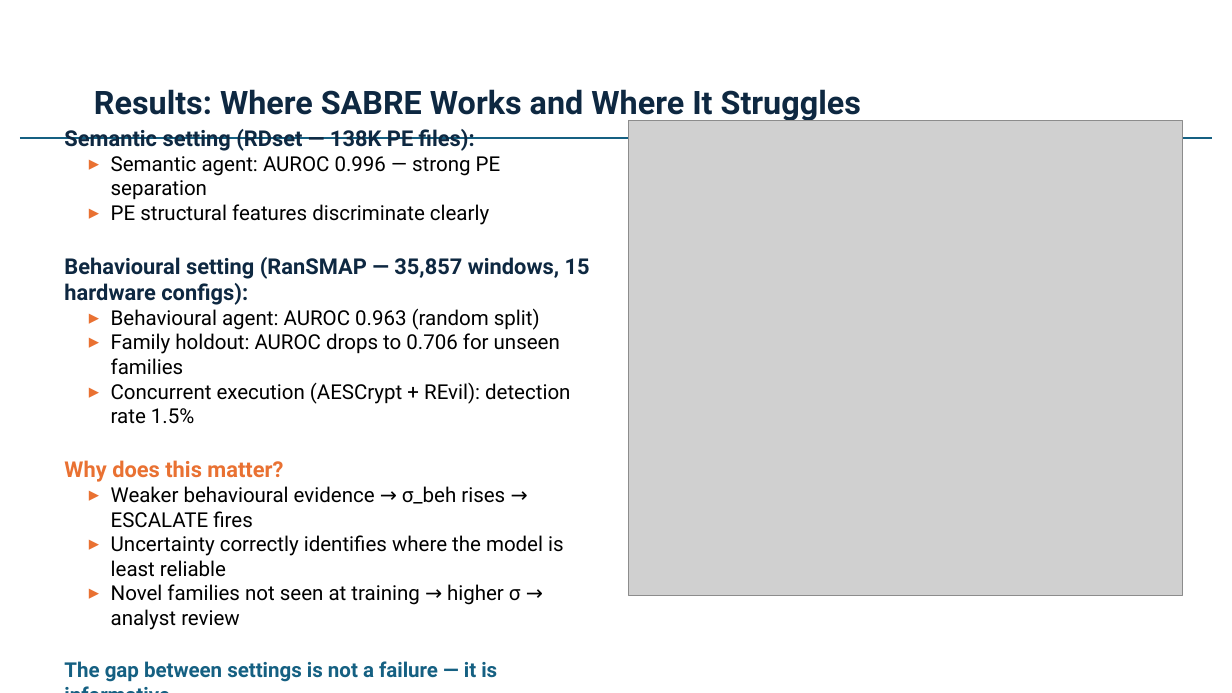
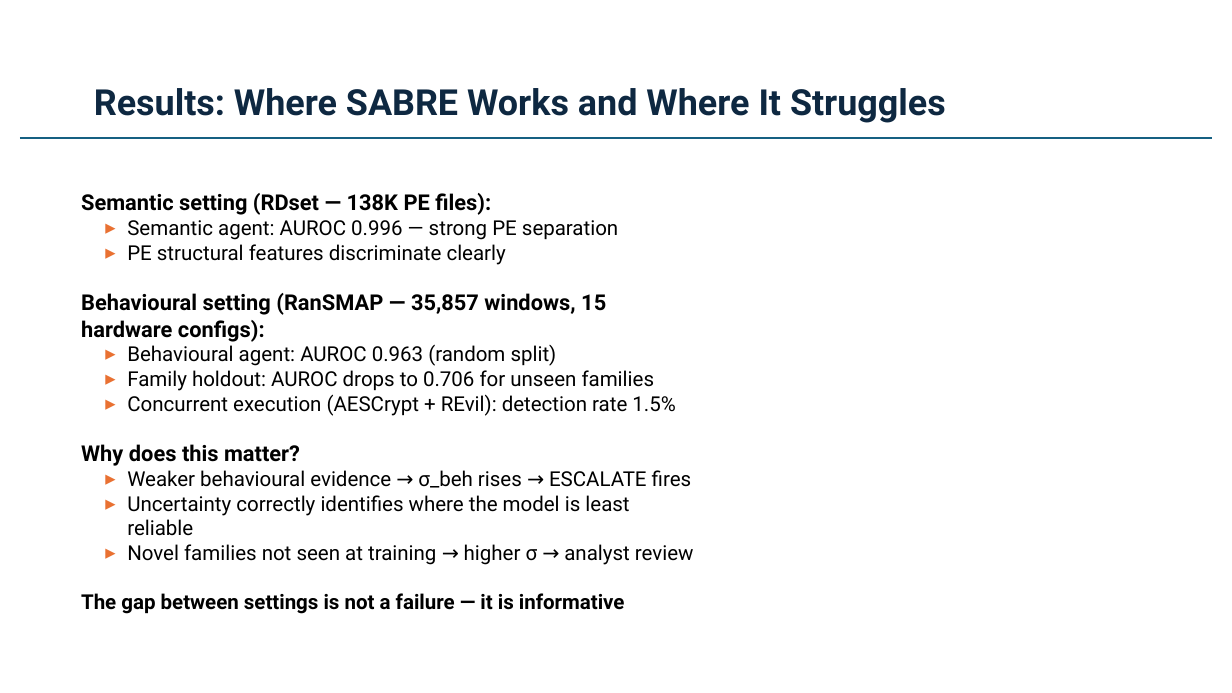
Before and after one commit to Henrinnes/Agentic_SABRE, a slide deck: slide 7 of SABRE_CRANE_SIG_2026.pptx (slide 6 before the commit). Drawn at 1232x693 pixels with LibreOffice and Linux fonts; fonts in the diff are those of the drawing; grey boxes stand for pictures. Boxes give left, top, right and bottom in pixels: in the first picture for what was removed or moved away, otherwise in the second. Text is boxed around its words. In the diff, an @@ line names an element or a change of style, - is before the commit and + after.

```diff
--- a/SABRE_CRANE_SIG_2026.pptx
+++ b/SABRE_CRANE_SIG_2026.pptx
@@ title "Results: Where SABRE Works and ..." at bbox=[94, 88, 946, 123]: size 25.2 to 28 pt @@
@@ picture removed at bbox=[628, 120, 1183, 595] @@
@@ text "Semantic setting (RDset — 138K ...": place and size @@
-text "Semantic setting (RDset — 138K ..." at bbox=[64, 129, 590, 682]
+text "Semantic setting (RDset — 138K ..." at bbox=[81, 193, 694, 614]
@@ text at bbox=[81, 193, 625, 614]: text colour #0E2841 to #000000 in "Semantic setting (RDset — 138K PE files):", "Behavioural setting (RanSMAP — 35,857 windows, 15 ..."; text colour #E97132 to #000000 in "Why does this matter?"; text colour #156082 to #000000 in "The gap between settings is not a ..." @@
```
Also in this commit, not shown: 7 other slides changed, 2 slides added.
